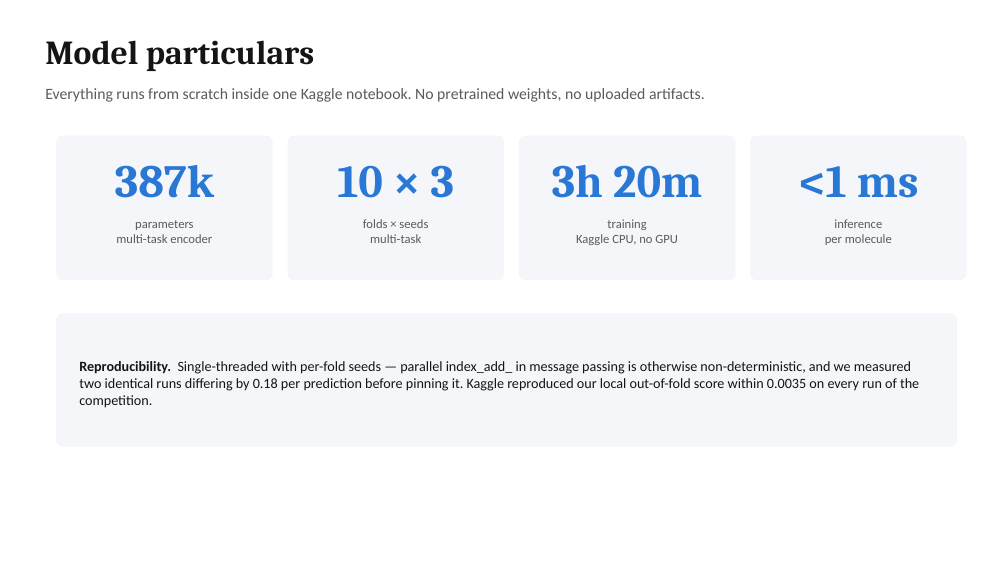
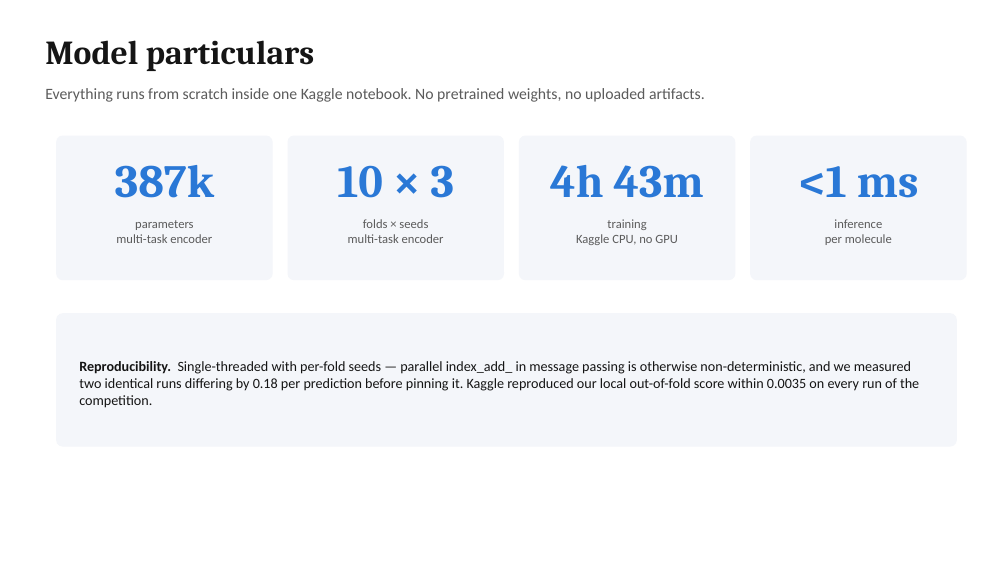
Before and after one commit to Sahilo6/amalgam-polymer, a slide deck: slide 11 of deck/NeonNull_Amalgam_Finale.pptx. Drawn at 1008x567 pixels with LibreOffice and Linux fonts; fonts in the diff are those of the drawing. Boxes give left, top, right and bottom in pixels: in the first picture for what was removed or moved away, otherwise in the second. Text is boxed around its words. In the diff, an @@ line names an element or a change of style, - is before the commit and + after.

```diff
--- a/deck/NeonNull_Amalgam_Finale.pptx
+++ b/deck/NeonNull_Amalgam_Finale.pptx
@@ text at (550,165,704,198): text changed @@
-3h 20m
+4h 43m
@@ text at (348,234,444,243): text changed @@
-multi-task
+multi-task encoder
```
Also in this commit, not shown: 4 other slides changed, 12 other files.
